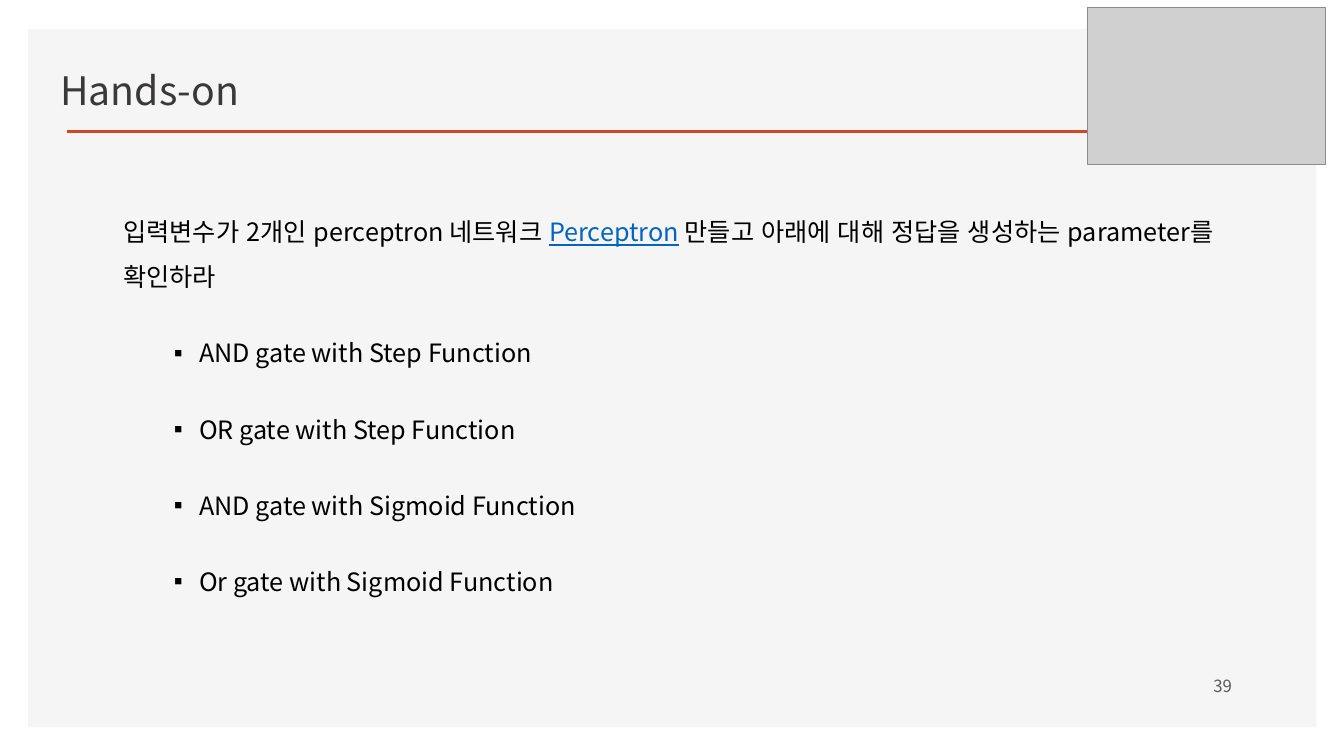
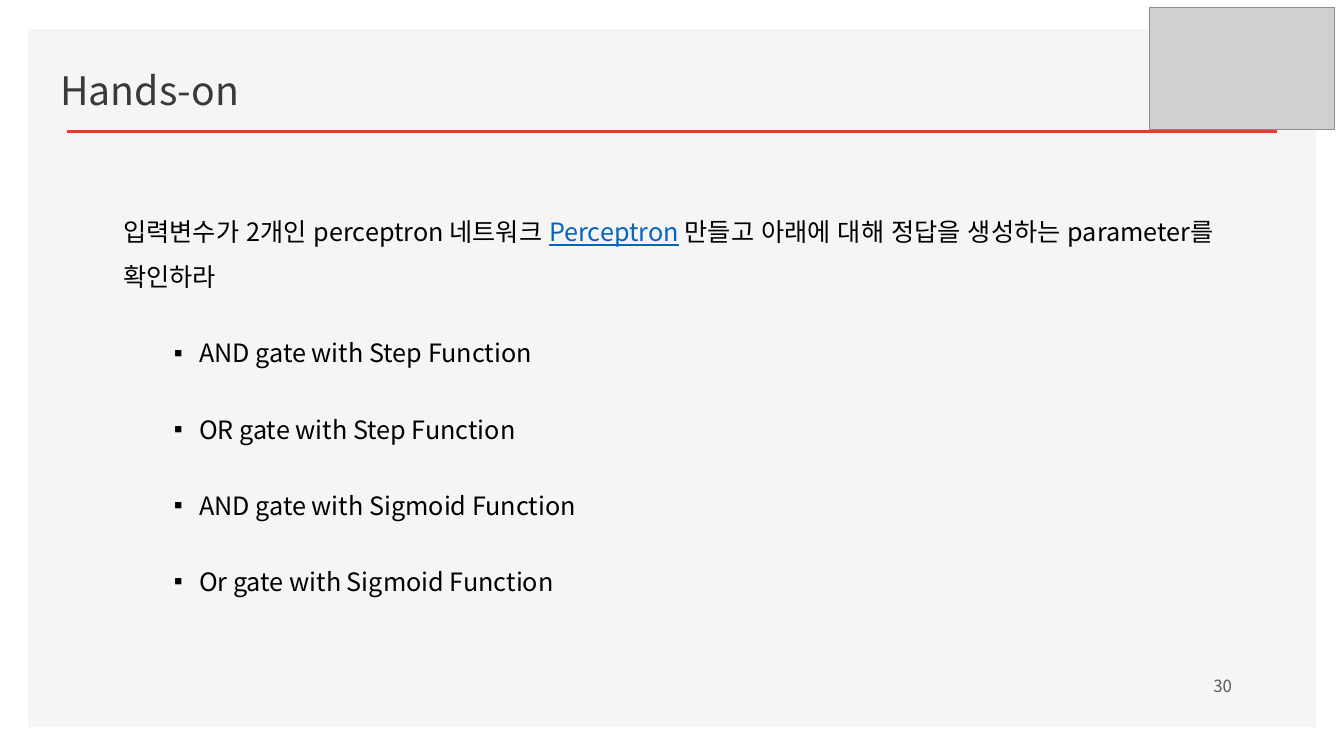
Before and after one commit to ancestor9/mathematics-for-machine-learning, a slide deck: slide 30 of Linear_Algebra/w4_Perceptron_Regression.pptx (slide 39 before the commit). Drawn at 1344x756 pixels with LibreOffice and Linux fonts; fonts in the diff are those of the drawing; grey boxes stand for pictures; background and template pictures are left out. Boxes give left, top, right and bottom in pixels: in the first picture for what was removed or moved away, otherwise in the second. Text is boxed around its words. In the diff, an @@ line names an element or a change of style, - is before the commit and + after.

```diff
--- a/Linear_Algebra/w4_Perceptron_Regression.pptx
+++ b/Linear_Algebra/w4_Perceptron_Regression.pptx
@@ picture: place and size @@
-picture at (1088, 7, 1325, 164)
+picture at (1150, 8, 1335, 130)
@@ page number at (1213, 679, 1232, 692): text changed @@
-39
+30
```
Also in this commit, not shown: 10 other slides changed, 2 slides added.
